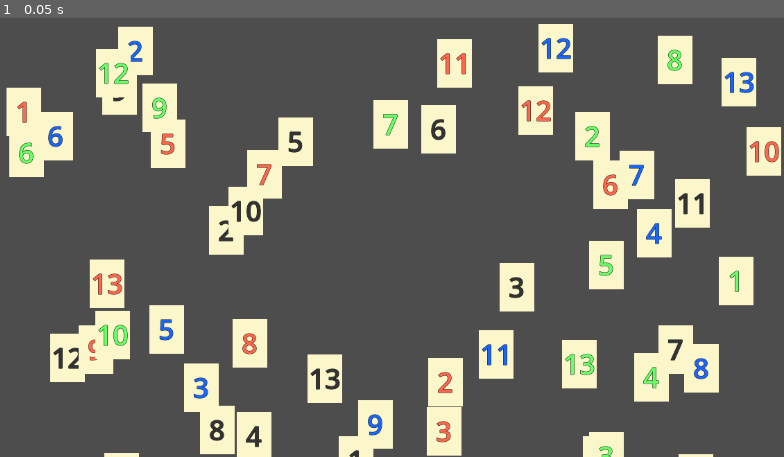
Above: before the commit, frame 1.
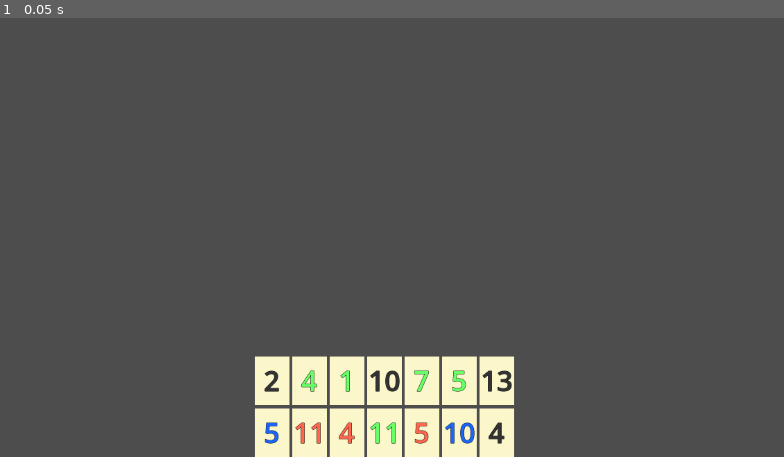
Above: after the commit, the same moment.

Repository: cembatdal/alpha
Game: Godot game, scene res://scenes/main.tscn
Two runs of this game, one before a commit and one after it. Both use one fixed random seed, a clock stepped at 60 frames per second and the inputs below.
Inputs:
- Up to frame 1 (0.05 s): no input

The runs differ from the first frame. In frame 1, 25% of the frame differs, in the area x 0-100%, y 1-100%.

Commit message:
Add board structure and tile placement logic
Introduced CanvasLayer with BoardStructure, TopFloor, and BottomFloor containers in the main scene. Updated main.gd to place starter tiles into TopFloor and BottomFloor instead of random positions. Set custom minimum size for okey tiles for consistent layout.

Diff:
--- a/scenes/main.tscn
+++ b/scenes/main.tscn
@@ -4,3 +4,26 @@
 
 [node name="Main" type="Node2D" unique_id=490376904]
 script = ExtResource("1_o5qli")
+
+[node name="CanvasLayer" type="CanvasLayer" parent="." unique_id=2117379275]
+
+[node name="BoardStructure" type="VBoxContainer" parent="CanvasLayer" unique_id=2081721591]
+anchors_preset = 12
+anchor_top = 1.0
+anchor_right = 1.0
+anchor_bottom = 1.0
+offset_top = -4.0
+grow_horizontal = 2
+grow_vertical = 0
+theme_override_constants/separation = 5
+alignment = 2
+
+[node name="TopFloor" type="HBoxContainer" parent="CanvasLayer/BoardStructure" unique_id=669902642]
+custom_minimum_size = Vector2(0, 70)
+layout_mode = 2
+alignment = 1
+
+[node name="BottomFloor" type="HBoxContainer" parent="CanvasLayer/BoardStructure" unique_id=508744307]
+custom_minimum_size = Vector2(0, 70)
+layout_mode = 2
+alignment = 1
--- a/scripts/main.gd
+++ b/scripts/main.gd
@@ -5,6 +5,9 @@
 var hand_size:int = 14
 var okey_tile_scene: PackedScene = preload("res://scenes/okey_tile.tscn")
 var viewport = DisplayServer.window_get_size()
+
+@onready var board_top_floor_node = $CanvasLayer/BoardStructure/TopFloor
+@onready var board_bottom_floor_node = $CanvasLayer/BoardStructure/BottomFloor
 
 func fill_bag_with_starter_tiles():
 	var starter_colors:Array = ["black", "red", "blue", "green"]
@@ -14,16 +17,19 @@
 			new_tile.okey_tile_color = tile_color
 			new_tile.okey_tile_number = tile_number
 			bag.append(new_tile)
-			#new_tile.position = Vector2
-			new_tile.position.x = randf_range(1, viewport.x)
-			new_tile.position.y = randf_range(1, viewport.y)
-			add_child(new_tile)
+			#new_tile.position.x = randf_range(1, viewport.x)
+			#new_tile.position.y = randf_range(1, viewport.y)
+			#add_child(new_tile)
 
 func draw_starter_tiles_to_hand():
 	for i in range(hand_size):
 		var chosen_tile = bag.pick_random()
 		hand.append(chosen_tile)
 		bag.erase(chosen_tile)
+		if i < 7:
+			board_top_floor_node.add_child(chosen_tile)
+		else:
+			board_bottom_floor_node.add_child(chosen_tile)
 
 func _ready() -> void:
 	fill_bag_with_starter_tiles()
--- a/scripts/okey_tile.gd
+++ b/scripts/okey_tile.gd
@@ -10,6 +10,7 @@
 func _init(chosen_tile_color = "black", chosen_tile_number = 1) -> void:
 	okey_tile_color = chosen_tile_color
 	okey_tile_number = chosen_tile_number
+	custom_minimum_size = Vector2(50,70)
 
 func _ready():
 	$Label.text = str(okey_tile_number)
